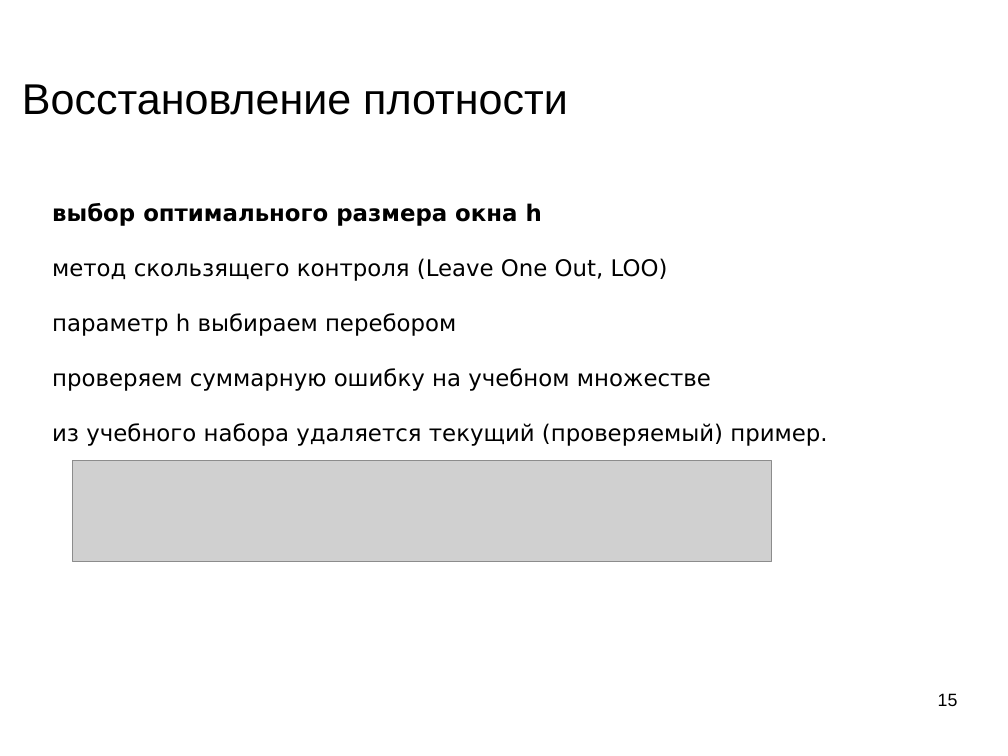
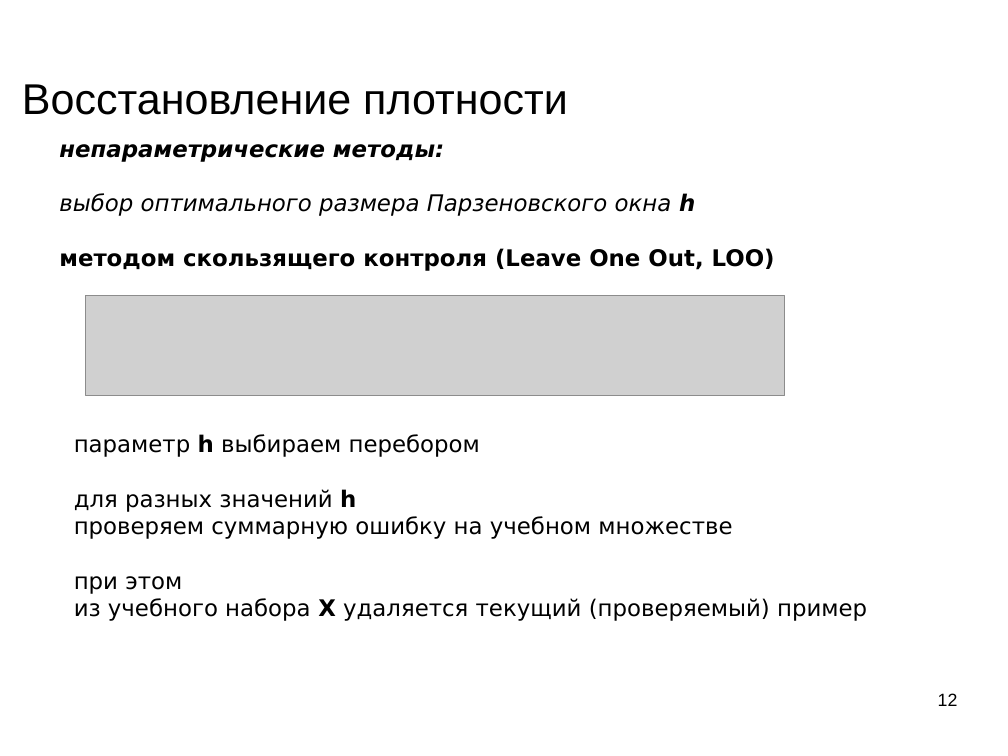
Before and after one commit to mechanoid5/ml_lectorium_legacy, a slide deck: slide 12 of 05-em.odp (slide 15 before the commit). Drawn at 1008x756 pixels with LibreOffice and Linux fonts; fonts in the diff are those of the drawing; grey boxes stand for pictures; background and template pictures are left out. Boxes give left, top, right and bottom in pixels: in the first picture for what was removed or moved away, otherwise in the second. Text is boxed around its words. In the diff, an @@ line names an element or a change of style, - is before the commit and + after.

```diff
--- a/05-em.odp
+++ b/05-em.odp
@@ text added at bbox=[59, 144, 775, 271], 18 pt, text #000000, bold, italic @@
+непараметрические методы:
+выбор оптимального размера Парзеновского окна h
+методом скользящего контроля (Leave One Out, LOO)
@@ text at bbox=[52, 203, 668, 281]: paragraphs removed @@
-выбор оптимального размера окна h
-метод скользящего контроля (Leave One Out, LOO)
@@ picture: place and size @@
-picture at bbox=[72, 461, 771, 562]
+picture at bbox=[86, 295, 785, 396]
@@ text "параметр h выбираем перебором": place and size @@
-text "параметр h выбираем перебором" at bbox=[52, 203, 827, 446]
+text "параметр h выбираем перебором" at bbox=[74, 434, 867, 621]
@@ text at bbox=[74, 434, 480, 457]: bold on in "h" @@
@@ text at bbox=[74, 489, 356, 512]: paragraph added @@
+для разных значений h
@@ text at bbox=[74, 576, 867, 621]: text changed @@
-из учебного набора удаляется текущий (проверяемый) пример.
+при этом
+из учебного набора Х удаляется текущий (проверяемый) пример
@@ page number at bbox=[938, 693, 958, 706]: text changed @@
-15
+12
```
Also in this commit, not shown: 7 other slides changed, 1 slide added, 7 slides removed, 2 other files.
